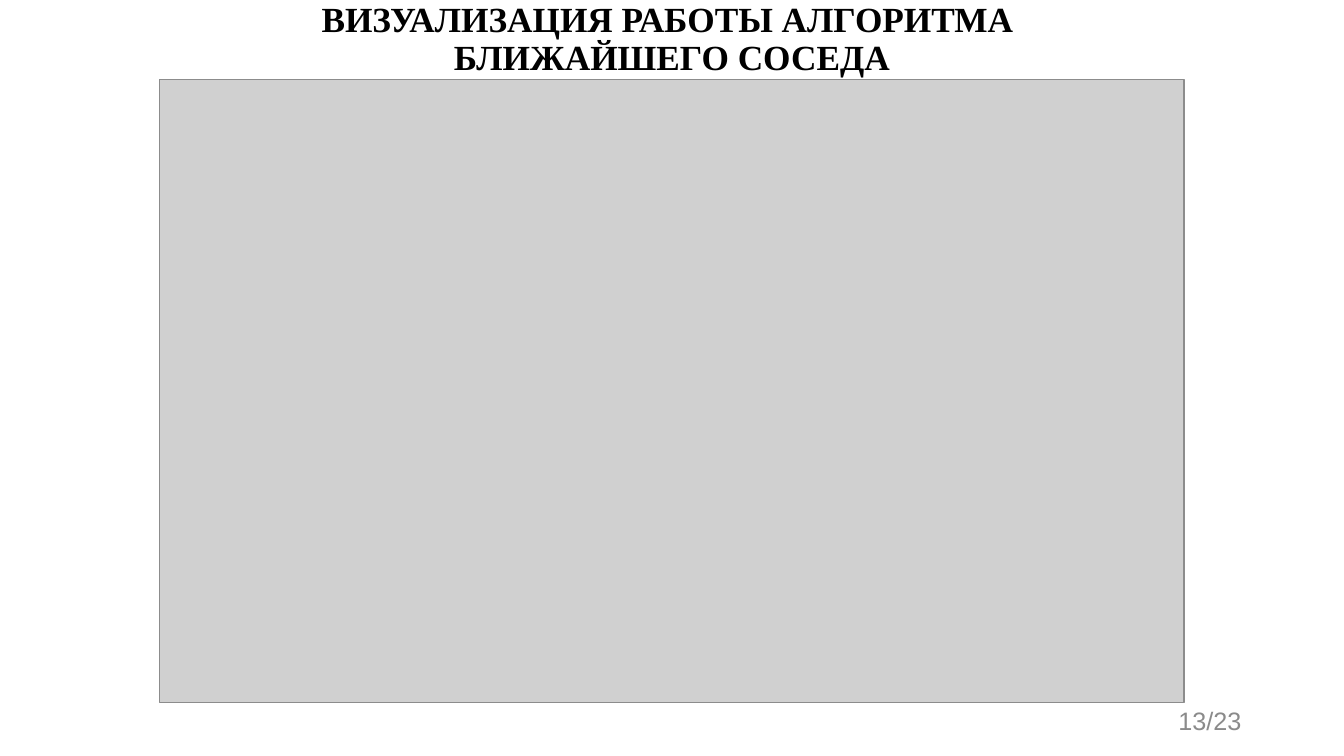
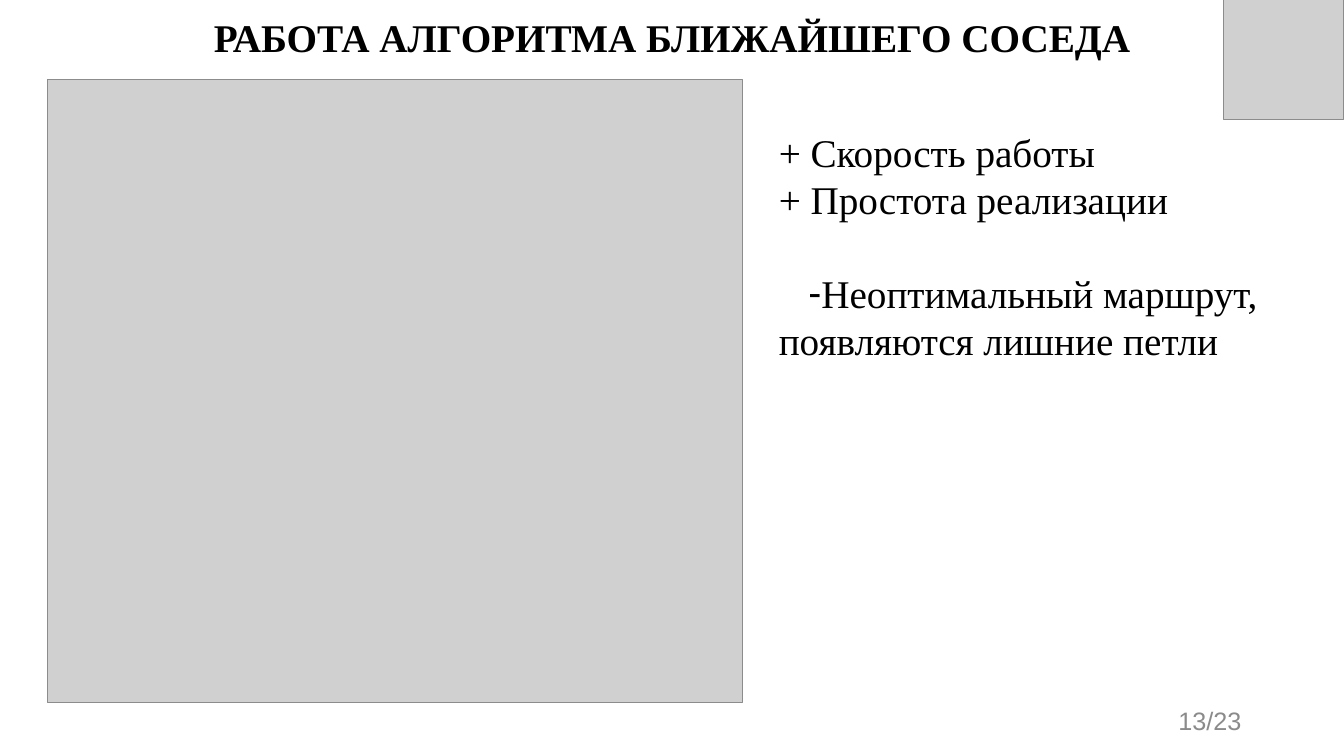
Before and after one commit to evgenkot/uav-route-calculation, a slide deck: slide 13 of doc/GQW/Raschupkin_EV_UAV_Route_Planning.pptx. Drawn at 1344x756 pixels with LibreOffice and Linux fonts; fonts in the diff are those of the drawing; grey boxes stand for pictures. Boxes give left, top, right and bottom in pixels: in the first picture for what was removed or moved away, otherwise in the second. Text is boxed around its words. In the diff, an @@ line names an element or a change of style, - is before the commit and + after.

```diff
--- a/doc/GQW/Raschupkin_EV_UAV_Route_Planning.pptx
+++ b/doc/GQW/Raschupkin_EV_UAV_Route_Planning.pptx
@@ title at bbox=[214, 21, 1130, 59]: text changed; size 25.2 to 28 pt @@
-ВИЗУАЛИЗАЦИЯ РАБОТЫ АЛГОРИТМА
-БЛИЖАЙШЕГО СОСЕДА
+РАБОТА АЛГОРИТМА БЛИЖАЙШЕГО СОСЕДА
@@ picture added at bbox=[1224, 0, 1344, 120] @@
@@ picture: place and size @@
-picture at bbox=[160, 80, 1185, 703]
+picture at bbox=[47, 80, 742, 703]
@@ text added at bbox=[779, 139, 1257, 356], 28 pt, text #000000 @@
++ Скорость работы
++ Простота реализации
+– Неоптимальный маршрут, появляются лишние петли
```
Also in this commit, not shown: 22 other slides changed.
